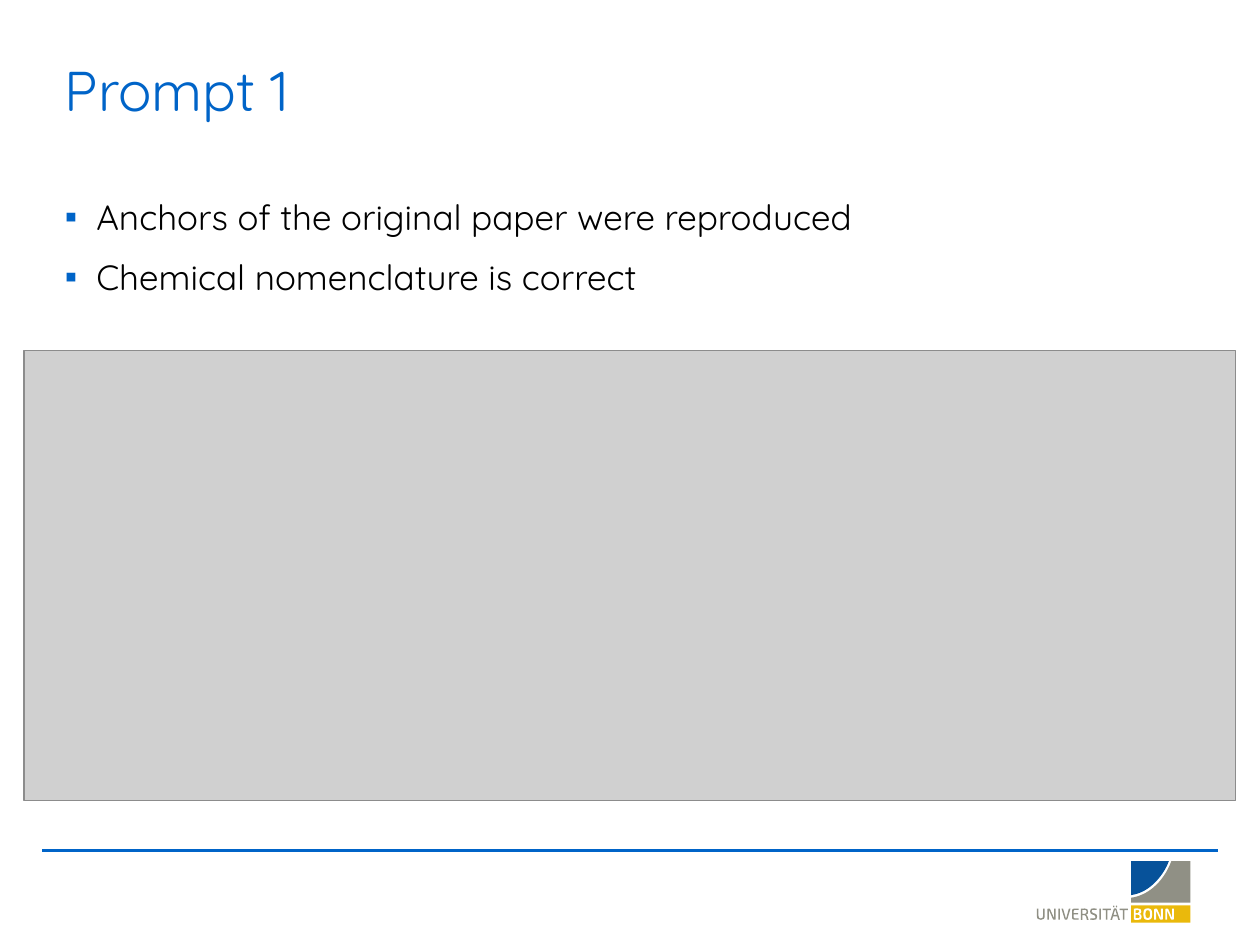
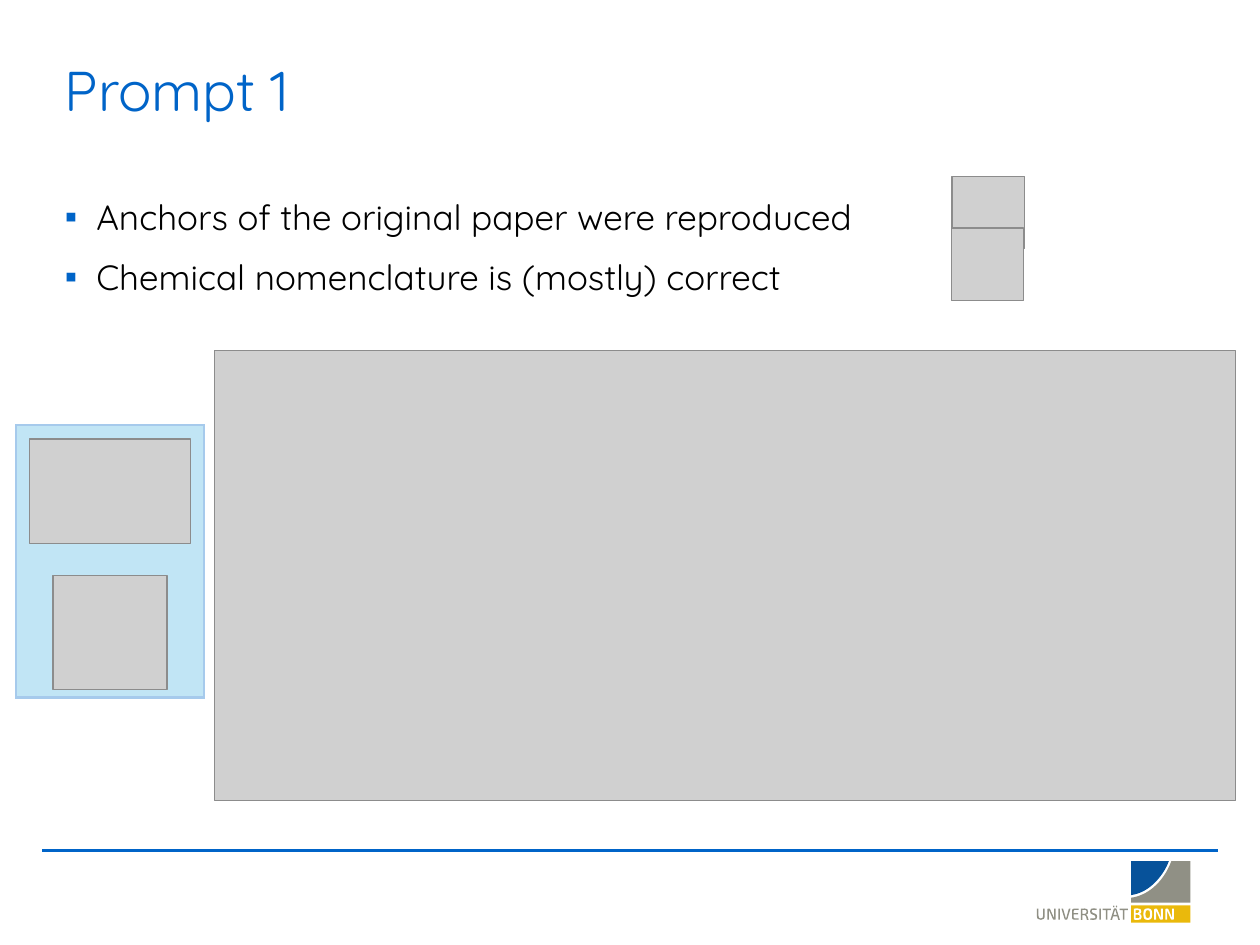
Before and after one commit to LSI-Uni-Bonn/ChemicHAL, a slide deck: slide 8 of slides/AI_Agent_Explainability.pptx. Drawn at 1260x945 pixels with LibreOffice and Linux fonts; fonts in the diff are those of the drawing; grey boxes stand for pictures; background and template pictures are left out. Boxes give left, top, right and bottom in pixels: in the first picture for what was removed or moved away, otherwise in the second. Text is boxed around its words. In the diff, an @@ line names an element or a change of style, - is before the commit and + after.

```diff
--- a/slides/AI_Agent_Explainability.pptx
+++ b/slides/AI_Agent_Explainability.pptx
@@ picture added at bbox=[953, 176, 1026, 249] @@
@@ picture added at bbox=[951, 228, 1024, 301] @@
@@ text at bbox=[96, 264, 780, 297]: text changed @@
-▪ Chemical nomenclature is correct
+▪ Chemical nomenclature is (mostly) correct
@@ picture: place and size @@
-picture at bbox=[24, 350, 1236, 800]
+picture at bbox=[214, 350, 1235, 800]
@@ rectangle added at bbox=[16, 425, 204, 697], fill #C1E5F5, outline #A6CAEC 1.5 pt @@
@@ picture added at bbox=[30, 438, 190, 543] @@
@@ picture added at bbox=[53, 576, 166, 689] @@
```
Also in this commit, not shown: 23 other slides changed.
